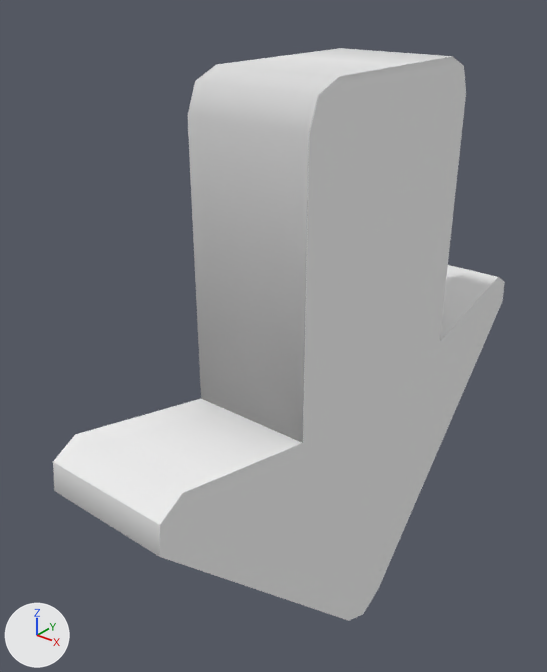
What one commit did to the glTF model assets/asks/meshes/todoBot_arrow.glb.
One viewpoint serves both versions: a 50 mm lens placed at (-0.110264, -0.000953, 0.512505), pointed at (-0.110995, -0.000039, 0.511938). The axes (+X, +Y, +Z) are drawn at lower left. The lights are the same throughout. The picture after the commit comes second. Where no turn or scale is listed for an object, it has been applied to the vertices. Vertices at exactly the same position are counted once.

The first picture shows 'pointingDownArrow'.
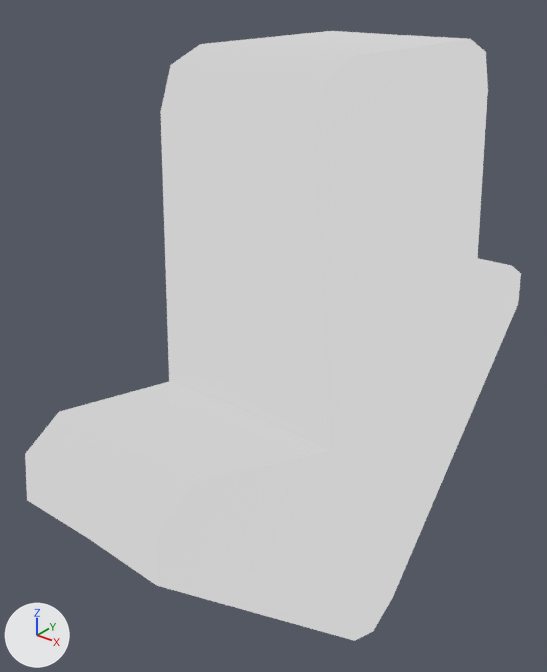
Commit message: [asks/meshes]: update abPatchTodo meshes to new unlit versions with built-in stroke.

Where the change shows, as pixel boxes [x1, y1, x2, y2] in the pictures (547 x 672 px):
'pointingDownArrow', recoloured, reshaped (10% wider, 6% taller)
    before: [53, 48, 505, 621]
    after: [25, 31, 521, 641]
part 1 of me_cube_007, added
    after: [25, 31, 521, 641]

Patch to the scene script:
```diff
--- a/assets/asks/meshes/todoBot_arrow.glb.py
+++ b/assets/asks/meshes/todoBot_arrow.glb.py
@@ mat_texture_sheet @@
 mat_texture_sheet = bpy.data.materials.new('texture_sheet')
-# nodes: BsdfPrincipled, OutputMaterial, TexImage
+# nodes: BsdfTransparent, Emission, LightPath, Mix, MixShader, OutputMaterial, TexImage, VertexColor
 # uses the picture img_checklist_texture
@@ mat_stroke @@
+mat_stroke = bpy.data.materials.new('stroke')
+mat_stroke.use_nodes = True; mat_stroke.node_tree.nodes.clear()
+_N = mat_stroke.node_tree.nodes; _L = mat_stroke.node_tree.links
+n0 = _N.new('ShaderNodeBsdfPrincipled'); n0.name = 'Principled BSDF'
+n0.inputs[2].default_value = 1.0  # 'Roughness'
+n0.inputs[28].default_value = 0.604  # 'Emission Strength'
+n1 = _N.new('ShaderNodeOutputMaterial'); n1.name = 'Material Output'
+n2 = _N.new('ShaderNodeVertexColor'); n2.name = 'Color Attribute'
+_L.new(n0.outputs[0], n1.inputs[0])  # 'BSDF' to 'Surface'
+_L.new(n2.outputs[0], n0.inputs[0])  # 'Color' to 'Base Color'
@@ me_cube_007 @@
 # used by ob_pointingdownarrow; location = (-0.110906, 0.0, 0.511911)
-me_cube_007.from_pydata(...)  # 60 vertices, 116 faces; spans x -0.000101..0.000101, y -0.000493..0.000493, z -0.000524..0.000476
+me_cube_007.from_pydata(...)  # 120 vertices, 232 faces; spans x -0.000157..0.000157, y -0.000521..0.000521, z -0.000554..0.000501
+# me_cube_007 part 1: a new loose piece of 60 vertices spanning x -0.000157..0.000157, y -0.000521..0.000521, z -0.000554..0.000501, in mat_stroke
 me_cube_007.materials.append(mat_texture_sheet)
+me_cube_007.materials.append(mat_stroke)
```
